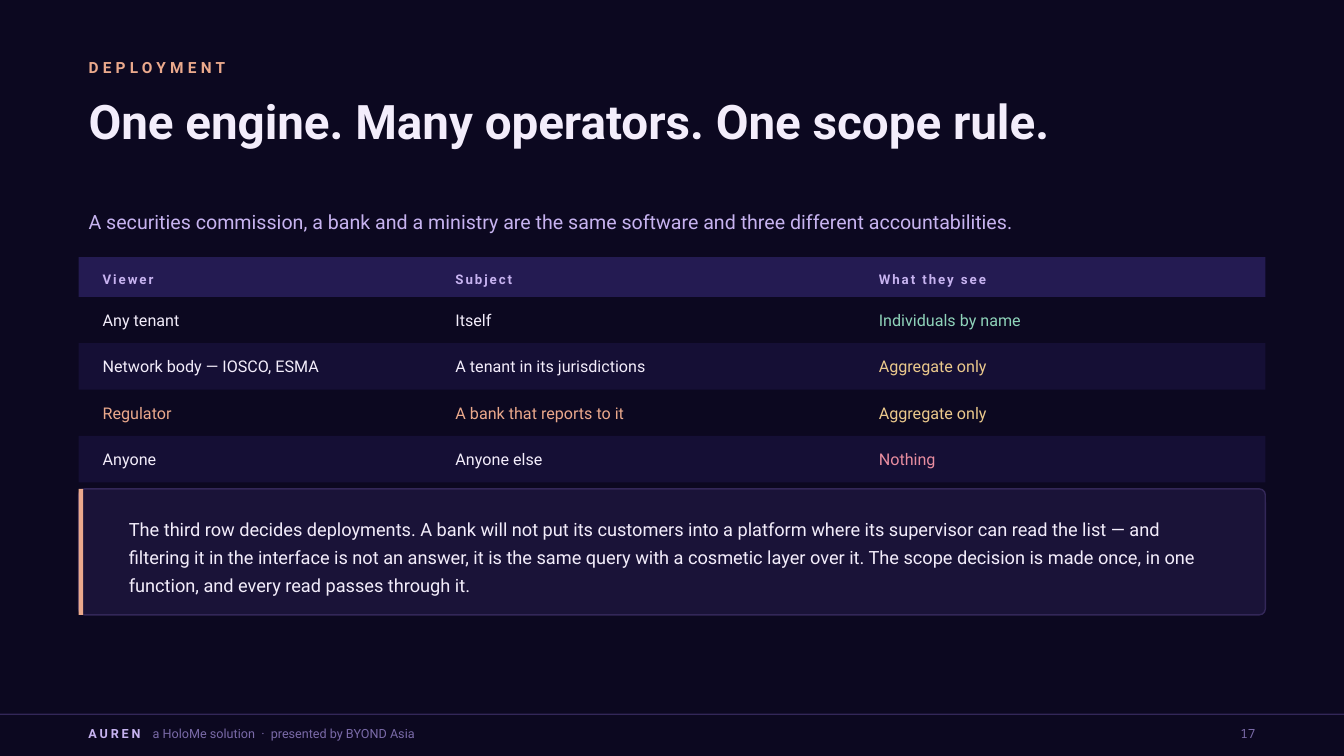
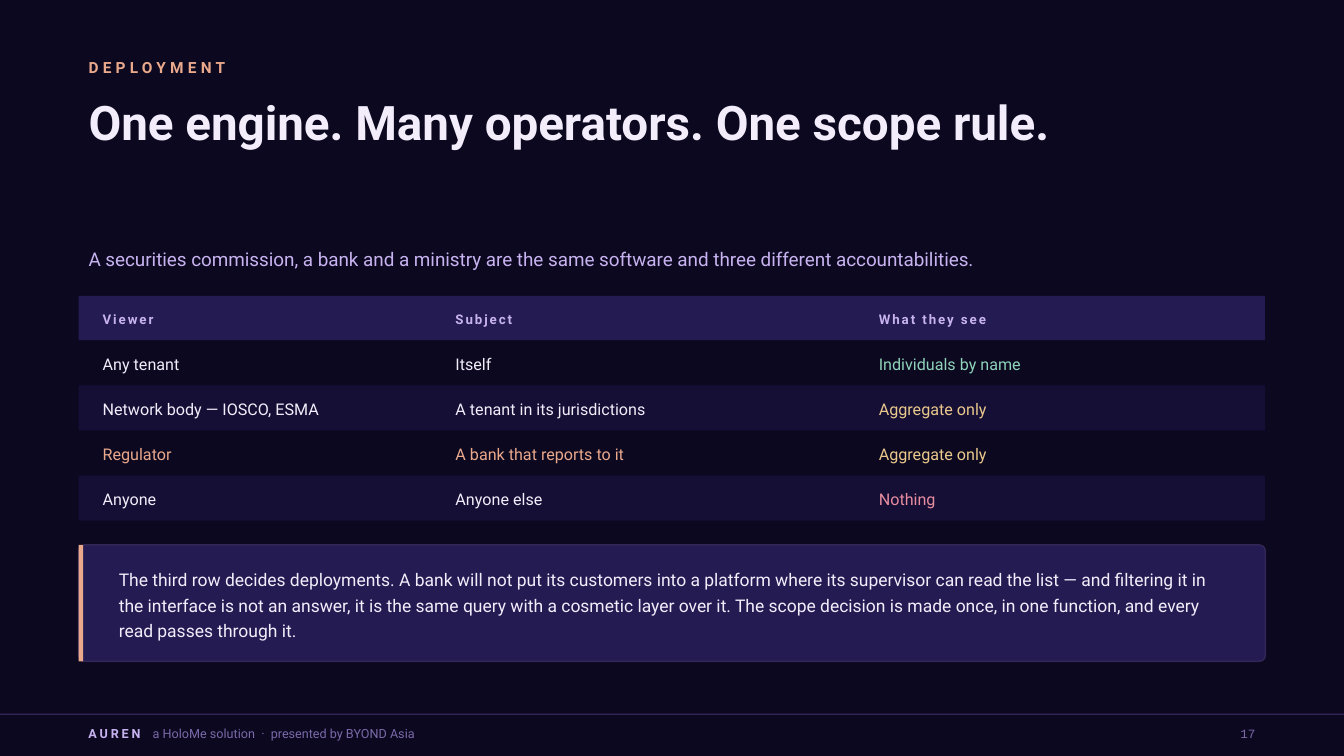
Before and after one commit to Fred-Byond/dengar, a slide deck: slide 18 of docs/AUREN-IOSCO-Pitch-Deck-HoloMe-v2.pptx. Drawn at 1344x756 pixels with LibreOffice and Linux fonts; fonts in the diff are those of the drawing. Boxes give left, top, right and bottom in pixels: in the first picture for what was removed or moved away, otherwise in the second. Text is boxed around its words. In the diff, an @@ line names an element or a change of style, - is before the commit and + after.

```diff
--- a/docs/AUREN-IOSCO-Pitch-Deck-HoloMe-v2.pptx
+++ b/docs/AUREN-IOSCO-Pitch-Deck-HoloMe-v2.pptx
@@ text "A securities commission, a bank ...": place and size @@
-text "A securities commission, a bank ..." at (89, 214, 1012, 233)
+text "A securities commission, a bank ..." at (89, 251, 973, 270)
@@ text "A securities commission, a bank ..." at (89, 251, 973, 270): size 14 to 13.5 pt; line spacing 1 to 20.2pt; vertical alignment middle to top @@
@@ rectangle: place and size @@
-rectangle at (79, 257, 1265, 297)
+rectangle at (79, 296, 1265, 341)
@@ line spacing 14pt to 12.3pt in 3 elements at (455, 314, 512, 327), (879, 314, 986, 327), (103, 314, 154, 324) @@
@@ text "Viewer": place and size @@
-text "Viewer" at (103, 274, 154, 284)
+text "Viewer" at (103, 314, 154, 324)
@@ text "Subject": place and size @@
-text "Subject" at (455, 274, 512, 287)
+text "Subject" at (455, 314, 512, 327)
@@ text "What they see": place and size @@
-text "What they see" at (879, 274, 986, 287)
+text "What they see" at (879, 314, 986, 327)
@@ line spacing 14pt to 14.9pt in 12 elements at (455, 493, 542, 509), (879, 493, 936, 509), (103, 493, 157, 509), (455, 448, 624, 464), (879, 448, 987, 464), (103, 448, 172, 464), (455, 403, 645, 419), (879, 403, 987, 419), (103, 403, 318, 419), (455, 357, 491, 370), (879, 358, 1020, 374), (103, 358, 180, 374) @@
@@ 3 texts: place and size @@
-3 texts at (103, 313, 1020, 330)
+3 texts at (103, 357, 1020, 374)
@@ 9 texts, 2 rectangles: place and size @@
-9 texts, 2 rectangles at (79, 344, 1265, 483)
+9 texts, 2 rectangles at (79, 385, 1265, 521)
@@ rectangle: place and size @@
-rectangle at (79, 489, 83, 615)
+rectangle at (79, 545, 83, 662)
@@ rounded rectangle: place and size @@
-rounded rectangle at (79, 489, 1265, 615)
+rounded rectangle at (79, 545, 1265, 662)
@@ rounded rectangle at (79, 545, 1265, 662): fill #1A1338 to #241B52; proportions changed @@
@@ text "The third row decides deployments. ...": place and size @@
-text "The third row decides deployments. ..." at (129, 522, 1195, 596)
+text "The third row decides deployments. ..." at (119, 572, 1206, 641)
@@ text "The third row decides deployments. ..." at (119, 572, 1206, 641): size 13 to 12.5 pt; line spacing 20pt to 18.1pt; vertical alignment middle to top @@
@@ text "17" at (1240, 729, 1255, 738): font Noto Sans Mono to Courier New @@
```
Also in this commit, not shown: 33 other slides changed, 11 other files.
